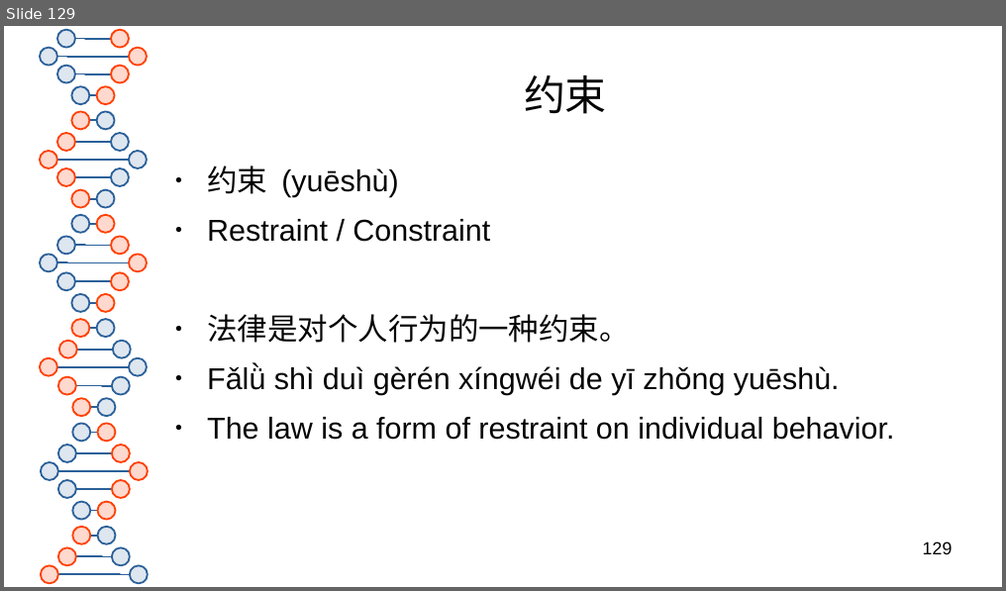
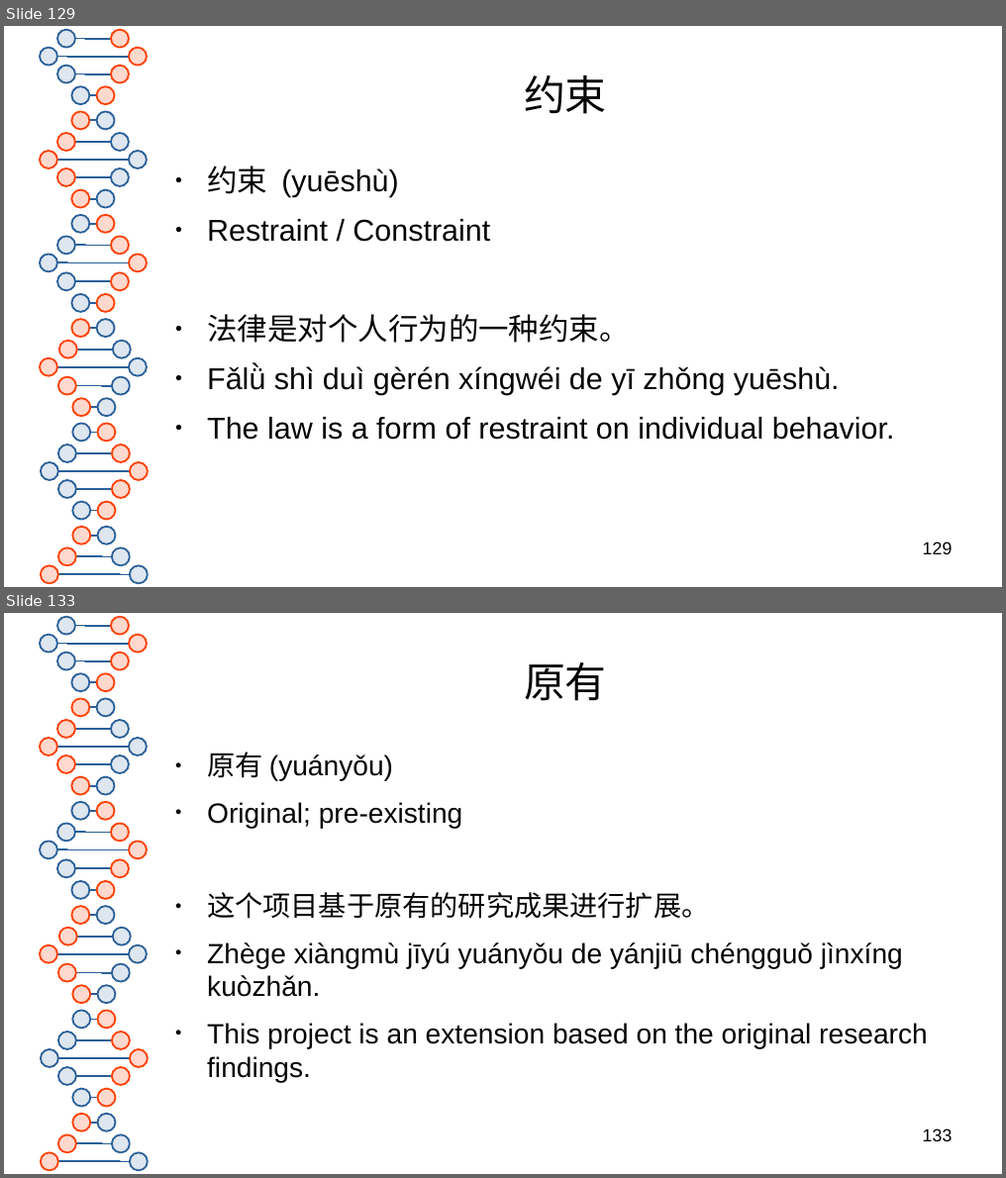
Before and after one commit to 23x41/HSK3.0, a slide deck: HSK 3.0 Level 5.odp. Shown one above the other, each under a label of ours: slide 129 before the commit, slides 129 and 133 after it; the slides between them are not shown. The pictures are 1006x591 and 1006x1178 pixels, drawn with LibreOffice and Linux fonts; fonts in the diff are those of the drawing. Boxes give left, top, right and bottom in pixels: in the first picture for what was removed or moved away, otherwise in the second. Text is boxed around its words. In the diff, an @@ line names an element or a change of style, - is before the commit and + after.

```diff
--- a/HSK 3.0 Level 5.odp
+++ b/HSK 3.0 Level 5.odp
@@ slide 133 added at bbox=[4, 613, 1002, 1174], background #FFFFFF; not listed: 81 template elements that a slide beside it also shows @@
@@ title added at bbox=[524, 663, 607, 701], 33 pt, text #050505 @@
+原有
@@ text added at bbox=[207, 752, 928, 1082], 22.2 pt, text #050505 @@
+● 原有 (yuányǒu)
+● Original; pre-existing
+● 这个项目基于原有的研究成果进行扩展。
+● Zhège xiàngmù jīyú yuányǒu de yánjiū chéngguǒ jìnxíng kuòzhǎn.
+● This project is an extension based on the original research findings.
@@ page number added at bbox=[923, 1129, 952, 1142], 14 pt, text #000000 @@
+133
```
Also in this commit, not shown: 71 other slides added, 1 other file.
